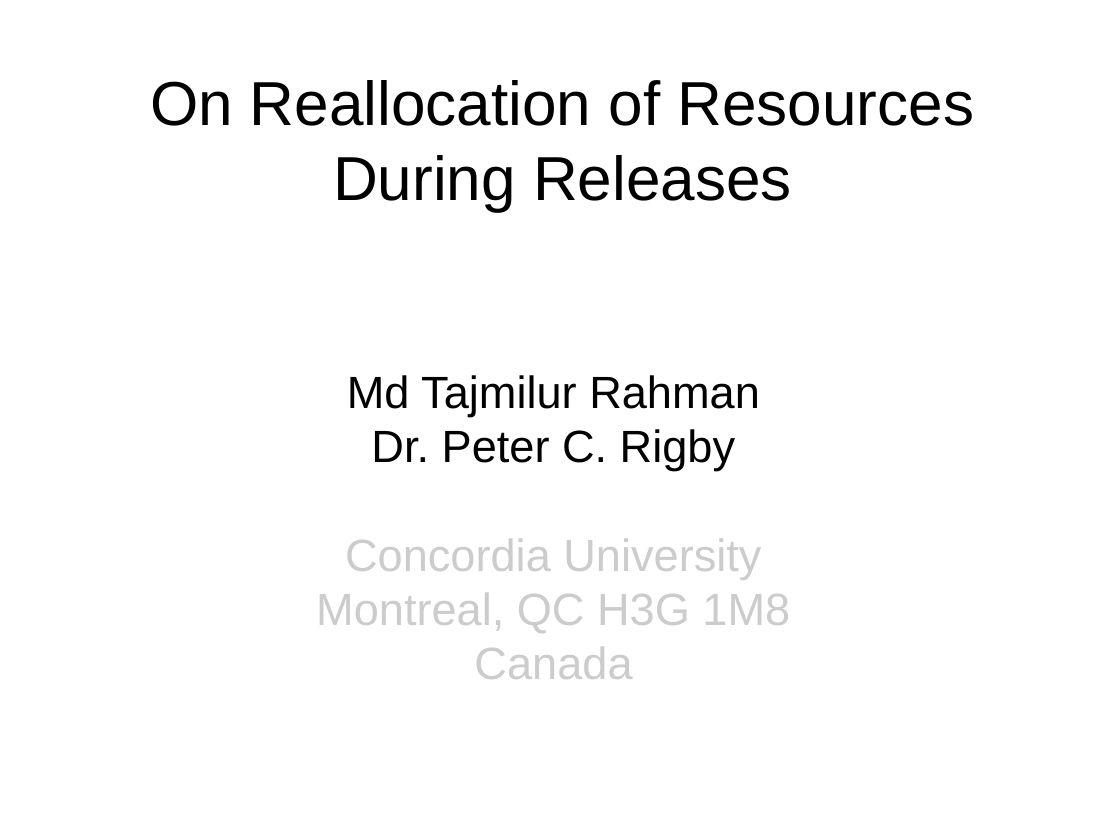
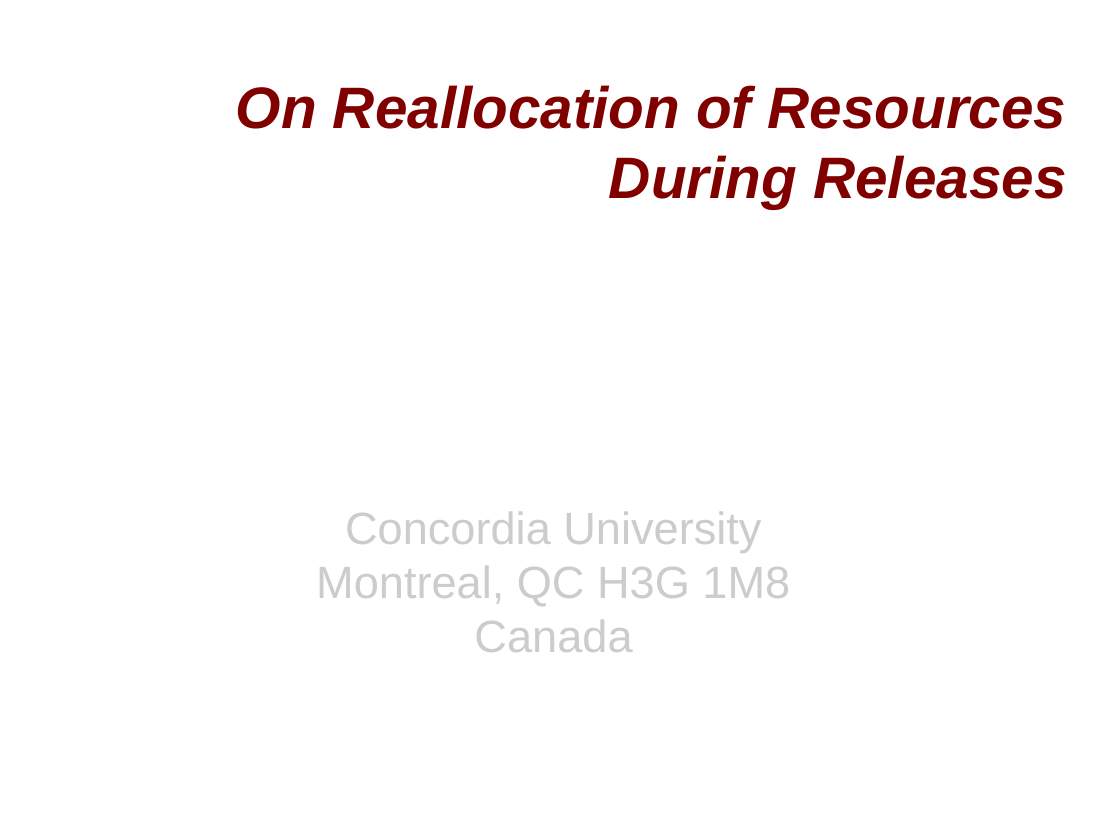
Before and after one commit to tajmilur-rahman/SOEN691D, a slide deck: slide 1 of presentation/research/paper1.odp. Drawn at 1120x840 pixels with LibreOffice and Linux fonts; fonts in the diff are those of the drawing; background and template pictures are left out. Boxes give left, top, right and bottom in pixels: in the first picture for what was removed or moved away, otherwise in the second. Text is boxed around its words. In the diff, an @@ line names an element or a change of style, - is before the commit and + after.

```diff
--- a/presentation/research/paper1.odp
+++ b/presentation/research/paper1.odp
@@ title "On Reallocation of Resources During ...": place and size @@
-title "On Reallocation of Resources During ..." at box(150, 80, 975, 211)
+title "On Reallocation of Resources During ..." at box(236, 85, 1067, 209)
@@ title "On Reallocation of Resources During ..." at box(236, 85, 1067, 209): size 44 to 41.4 pt, text colour #000000 to #800000, bold on, italic on; alignment centre to right @@
@@ subtitle "Md Tajmilur Rahman" at box(316, 512, 790, 652): text colour #000000 to #FFFFFF in "Md Tajmilur Rahman" @@
@@ subtitle at box(371, 429, 735, 471): paragraph removed @@
-Dr. Peter C. Rigby
```
Also in this commit, not shown: 12 other slides changed, 5 slides added, 4 slides removed, 14 other files.
